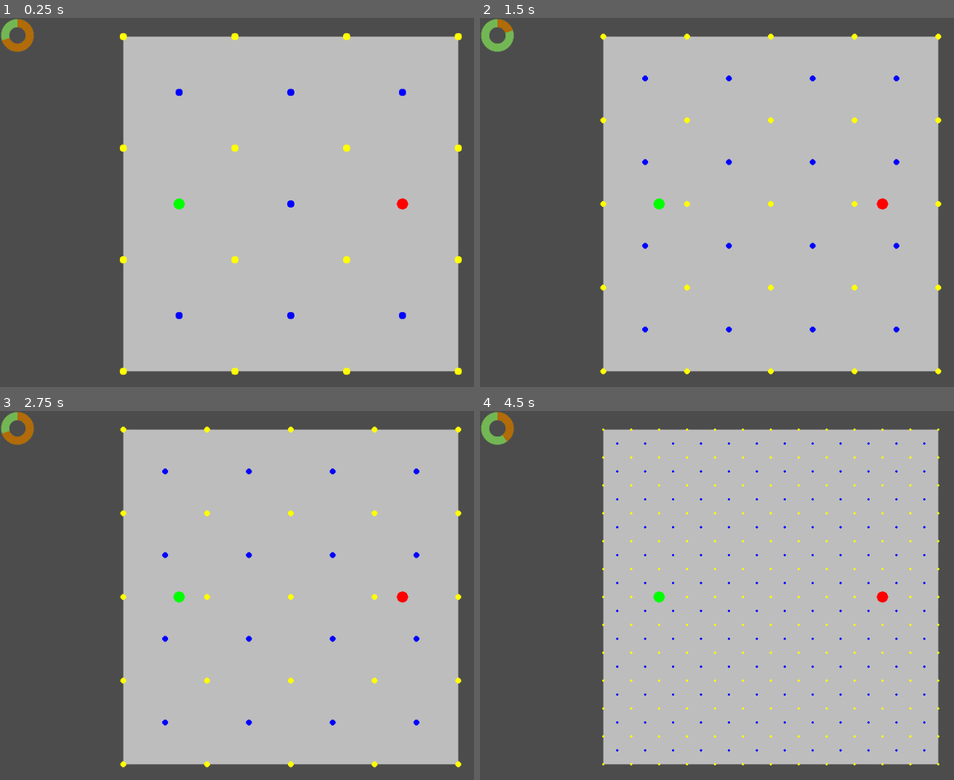
Above: before the commit, frames 1-4 (two rows, left to right).
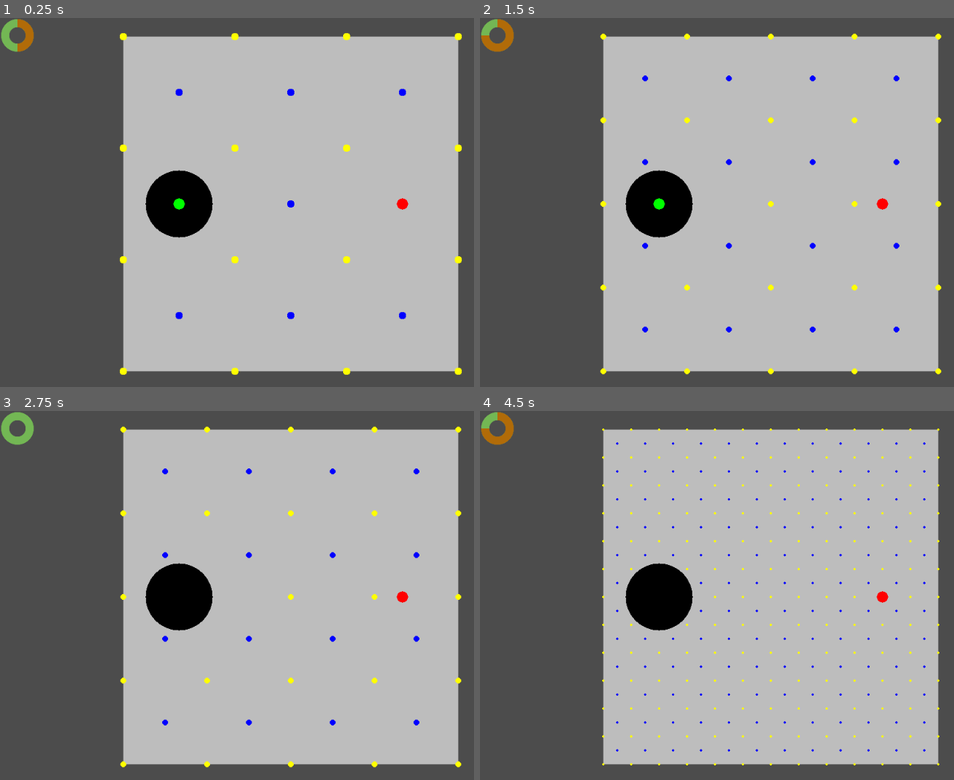
Above: after the commit, the same moments.

Repository: Pe3Hu/kanikani
Game: Godot game, scene res://scenes/Game.tscn
Same seed, same stepped clock (60 frames per second), same inputs: the game is played once before the commit and once after it.
Inputs (mouse positions are in pixels of both pictures, inside the frame that each line leads up to):
- Up to frame 1 (0.25 s): no input
- Up to frame 2 (1.5 s): tap Enter at 0.5 s; move the mouse to (897, 184) at 0.52 s; hold D 0.53-1.28 s; click (897, 184) at 0.67 s; move the mouse to (655, 220) at 1.27 s; hold A from 1.28 s (still down)
- Up to frame 3 (2.75 s): move the mouse to (350, 514) at 2.02 s; release A at 2.03 s; hold D from 2.03 s (still down)
- Up to frame 4 (4.5 s): move the mouse to (740, 672) at 2.77 s; click (740, 672) at 2.92 s; move the mouse to (944, 654) at 3.52 s; release D at 3.53 s; hold A from 3.53 s (still down); move the mouse to (598, 540) at 4.27 s

The runs differ from the first frame. In frame 1, 2.0% of the frame differs, in the area x 0-45%, y 5-60%; in frame 2, 2.2%; in frame 3, 2.3%, in the area x 0-45%, y 0-60%; in frame 4, 2.2%.

Commit message:
update version 0.002
1. Pas challenge, penalty, zones added
2. Challenge tick and Penalty punishment added
3. keys pressed event added

Diff:
--- a/scenes/Game.tscn
+++ b/scenes/Game.tscn
@@ -15,8 +15,8 @@
 margin_right = 240.0
 margin_bottom = 240.0
 rect_scale = Vector2( 0.25, 0.25 )
-max_value = 50.0
-value = 30.0
+max_value = 4.0
+value = 1.0
 texture_under = ExtResource( 1 )
 texture_progress = ExtResource( 1 )
 fill_mode = 4
--- a/scripts/BallroomDraw.gd
+++ b/scripts/BallroomDraw.gd
@@ -16,6 +16,12 @@
 			for dot in dots:
 				draw_circle(dot.vec.position, dot.num.a, dot.color.background)
 
+		for pas in Global.obj.ballroom.arr.pas:
+			for zone in pas.arr.zone:
+				match zone.word.type:
+					"circle":
+						draw_circle(zone.arr.vertex.front(), zone.num.r, zone.color.background)
+
 		for team in Global.obj.ballroom.dict.troupe.keys():
 			var troupe = Global.obj.ballroom.dict.troupe[team]
 
--- a/scripts/Classes_0.gd
+++ b/scripts/Classes_0.gd
@@ -37,35 +37,96 @@
 		vec.center /= arr.vertex.size()
 
 class Zone:
-	var word = {}
-	var arr = {}
-	var obj = {}
-
-	func _init(input_):
+	var num = {}
+	var word = {}
+	var arr = {}
+	var obj = {}
+	var color = {}
+
+	func _init(input_):
+		num.r = input_.r
 		word.type = input_.type
-		arr.vertex = input_.vertexs
+		word.target = input_.target
+		arr.vertex = []
 		obj.pas = input_.pas
+		color.background = Color.black
+
+		set_vertexs()
+
+	func set_vertexs():
+		match word.type:
+			"circle":
+				match word.target:
+					"first":
+						var position = obj.pas.arr.examinee.front().vec.position
+						arr.vertex.append(position)
+
+	func check_examine(examine_, type_):
+		var inside = null
+
+		match word.type:
+			"circle":
+				var d = arr.vertex.front().distance_to(examine_.vec.position)
+				inside = d <= num.r
+
+		match type_:
+			"inside":
+				return !inside
+			"outside":
+				return inside
 
 class Penalty:
-	var word = {}
-	var obj = {}
-
-	func _init(input_):
+	var num = {}
+	var word = {}
+	var arr = {}
+	var obj = {}
+
+	func _init(input_):
+		num.value = input_.value
+		word.type = input_.type
+		word.effect = input_.effect
+		obj.pas = input_.pas
+		arr.dancer = []
+
+	func punishment():
+		for dancer in arr.dancer:
+			match word.effect:
+				"instantaneous":
+					match word.type:
+						"percent":
+							var damage = float(dancer.num.hp.max*num.value)/100
+							dancer.get_damage(damage)
+
+		arr.dancer = []
+
+class Challenge:
+	var num = {}
+	var word = {}
+	var obj = {}
+
+	func _init(input_):
+		num.time = {}
+		num.time.max = input_.delay
+		num.time.current = 0
 		word.type = input_.type
 		obj.pas = input_.pas
 
-class Challenge:
-	var num = {}
-	var word = {}
-	var obj = {}
-
-	func _init(input_):
-		num.delay = input_.delay
-		word.type = input_.type
-		obj.pas = input_.pas
-
-	func set_zones():
-		pass
+	func tick():
+		num.time.current += 1
+
+		if num.time.current >= num.time.max:
+			num.time.current = 0
+			check_examinees()
+
+	func check_examinees():
+		for examinee in obj.pas.arr.examinee:
+			for zone in obj.pas.arr.zone:
+				if zone.check_examine(examinee,word.type):
+					if !obj.pas.obj.penalty.arr.dancer.has(examinee):
+						obj.pas.obj.penalty.arr.dancer.append(examinee)
+
+		if obj.pas.obj.penalty.arr.dancer.size() > 0:
+			obj.pas.obj.penalty.punishment()
 
 class Pas:
 	var word = {}
@@ -75,15 +136,60 @@
 	func _init(input_):
 		word.name = input_.name
 		obj.examiner = input_.examiner
-		arr.examinee = input_.examinees
+		obj.ballroom = obj.examiner.obj.troupe.obj.ballroom
+		set_examinees()
 		set_challenge()
+		set_zones()
 		set_penalty()
 
+	func set_examinees():
+		var dancers = obj.ballroom.dict.troupe[Global.dict.opponent[obj.examiner.obj.troupe.word.team]].arr.dancer
+		arr.examinee = []
+
+		match word.name:
+			"Classic pas 0":
+				arr.examinee.append_array(dancers)
+
 	func set_challenge():
-		obj.challenge = null
+		var input = {}
+		input.pas = self
+
+		match word.name:
+			"Classic pas 0":
+				input.delay = 3
+				input.type = "outside"
+
+		obj.challenge = Classes_0.Challenge.new(input)
+
+	func set_zones():
+		arr.zone = []
+
+		var input = {}
+		input.pas = self
+
+		match word.name:
+			"Classic pas 0":
+				input.type = "circle"
+				input.target = "first"
+				input.r = Global.dict.r[input.type][0]
+
+		var zone = Classes_0.Zone.new(input)
+		arr.zone.append(zone)
 
 	func set_penalty():
-		obj.penalty = null
+		var input = {}
+		input.pas = self
+
+		match word.name:
+			"Classic pas 0":
+				input.effect = "instantaneous"
+				input.type = "percent"
+				input.value = 25
+
+		obj.penalty = Classes_0.Penalty.new(input)
+
+	func end():
+		obj.ballroom.arr.pas.erase(self)
 
 class Dancer:
 	var num = {}
@@ -92,6 +198,9 @@
 	var color = {}
 
 	func _init(input_):
+		num.hp = {}
+		num.hp.max = input_.hp
+		num.hp.current = num.hp.max
 		num.a = Global.num.dancer.a
 		vec.position = Vector2(Global.vec.ballroom.x,Global.vec.ballroom.y)
 		obj.troupe = input_.troupe
@@ -100,10 +209,26 @@
 
 	func set_color():
 		match obj.troupe.word.team:
-			"Mob":
+			"mob":
 				color.background = Color.red
-			"Champion":
+			"champion":
 				color.background = Color.green
+
+	func shift(step_):
+		vec.position = obj.troupe.obj.ballroom.limit_step(vec.position,step_)
+
+	func get_damage(damage_):
+		num.hp.current -= damage_
+		print(num.hp.current)
+
+		if num.hp.current <= 0:
+			die()
+
+	func die():
+		obj.troupe.arr.dancer.erase(self)
+
+		for pas in obj.troupe.obj.ballroom.arr.pas:
+			pas.arr.examinee.erase(self)
 
 class Troupe:
 	var word = {}
@@ -113,13 +238,13 @@
 	func _init(input_):
 		word.team = input_.team
 		obj.ballroom = input_.ballroom
-
 		init_dancers()
 
 	func init_dancers():
 		arr.dancer = []
 
 		var input = {}
+		input.hp = 100
 		input.troupe = self
 		var dancer = Classes_0.Dancer.new(input)
 		arr.dancer.append(dancer)
@@ -133,6 +258,7 @@
 	var color = {}
 
 	func _init():
+		arr.pas = []
 		init_dots()
 		init_squares()
 		init_troupes()
@@ -175,7 +301,7 @@
 					for square in Global.arr.square:
 						var grid = input.grid+square
 
-						if check_grid_(grid,n):
+						if check_grid(grid,n):
 							input.dots.append(dict.dot[n][grid.y][grid.x])
 
 					if input.dots.size() == Global.arr.square.size():
@@ -188,25 +314,23 @@
 
 	func init_troupes():
 		dict.troupe = {}
-		var input = {}
-		input.team = "Mob"
-		input.ballroom = self
-		var troupe = Classes_0.Troupe.new(input)
-		dict.troupe[input.team] = troupe
-
-		input.team = "Champion"
-		input.ballroom = self
-		troupe = Classes_0.Troupe.new(input)
-		dict.troupe[input.team] = troupe
+
+		for team in Global.dict.opponent.keys():
+			var input = {}
+			input.team = team
+			input.ballroom = self
+			var troupe = Classes_0.Troupe.new(input)
+			dict.troupe[input.team] = troupe
 
 		spread_troupes()
+		add_pas("mob")
 
 	func spread_troupes():
 		var n = 3
 		var half = n/2
 		var achors = {}
-		achors["Mob"] = dict.square[n][half][dict.square[n][half].size()-1].vec.center
-		achors["Champion"] = dict.square[n][half][0].vec.center
+		achors["mob"] = dict.square[n][half][dict.square[n][half].size()-1].vec.center
+		achors["champion"] = dict.square[n][half][0].vec.center
 
 		for team in dict.troupe.keys():
 			var troupe = dict.troupe[team]
@@ -215,5 +339,33 @@
 			for dancer in troupe.arr.dancer:
 				dancer.vec.position = achor
 
-	func check_grid_(grid_,n_):
+	func add_pas(team_):
+		var input = {}
+		input.examiner = dict.troupe[team_].arr.dancer.front()
+		input.name = Global.arr.pas.front()
+		var pas = Classes_0.Pas.new(input)
+		arr.pas.append(pas)
+
+	func shift_troupe(team_,step_):
+		for dancer in dict.troupe[team_].arr.dancer:
+			dancer.shift(step_)
+
+	func check_grid(grid_,n_):
 		return grid_.x >= 0 && grid_.x <= n_ && grid_.y >= 0 && grid_.y <= n_
+
+	func limit_step(position_,step_):
+		var limit = dict.dot[1].back().back().vec.position
+		var vec_ = position_+step_
+		var x = vec_.x
+		var y = vec_.y
+
+		if vec_.x < 0:
+			x = 0
+		if vec_.x >= limit.x:
+			x = limit.x
+		if vec_.y < 0:
+			y = 0
+		if vec_.y >= limit.y:
+			y = limit.y
+
+		return Vector2(x,y)
--- a/scripts/Game.gd
+++ b/scripts/Game.gd
@@ -15,12 +15,25 @@
 			Global.flag.click = !Global.flag.click
 		else:
 			Global.flag.click = !Global.flag.click
+	if event is InputEventKey:
+		if event.pressed and event.scancode == KEY_D:
+			var team = "champion"
+			var step = Vector2(5,0)
+			Global.obj.ballroom.shift_troupe(team,step)
+		if event.pressed and event.scancode == KEY_A:
+			var team = "champion"
+			var step = Vector2(-5,0)
+			Global.obj.ballroom.shift_troupe(team,step)
 
 func _process(delta):
 	pass
 
 func _on_Timer_timeout():
-	Global.node.TimeBar.value +=1
+	Global.node.TimeBar.value += 1
 
 	if Global.node.TimeBar.value >= Global.node.TimeBar.max_value:
 		Global.node.TimeBar.value -= Global.node.TimeBar.max_value
+
+		if Global.obj.keys().has("ballroom"):
+			for pas in Global.obj.ballroom.arr.pas:
+				pas.obj.challenge.tick()
--- a/scripts/Global.gd
+++ b/scripts/Global.gd
@@ -32,6 +32,10 @@
 	num.layer = {}
 	num.layer.square = arr.n[2]
 
+	dict.r = {
+		"circle": [num.ballroom.a]
+	}
+
 func init_primary_key():
 	num.primary_key = {}
 	num.primary_key.null = 0
@@ -49,6 +53,12 @@
 		"W":  Vector2( 1, 0),
 		"NW": Vector2( 1, 1)
 	}
+
+	dict.opponent = {
+		"mob": "champion",
+		"champion": "mob"
+	}
+
 
 func init_window_size():
 	dict.window_size = {}
@@ -84,6 +94,7 @@
 	]
 
 	arr.n = [1,2,3,4,12]
+	arr.pas = ["Classic pas 0"]
 
 func init_node():
 	node.TimeBar = get_node("/root/Game/TimeBar")
